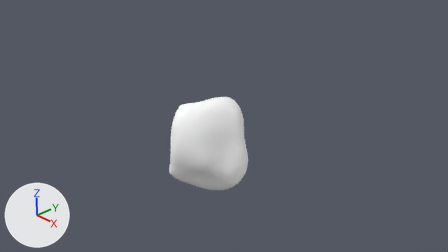
The Blender file Resources/Blender/Environment/Rocks/boulder_1.blend: old version first, new version second.
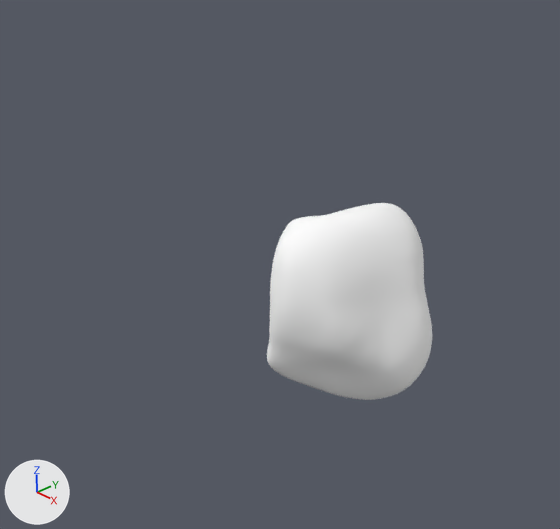
Each version is shown from the file's camera 'Camera', then close up on the part from 9% to 69% of the width and 0% to 100% of the height. The axes (+X, +Y, +Z) are drawn at lower left. The lights are the same throughout. The close-ups show mesh edges as thin lines.

In view in the first close-up: 'boulder'.
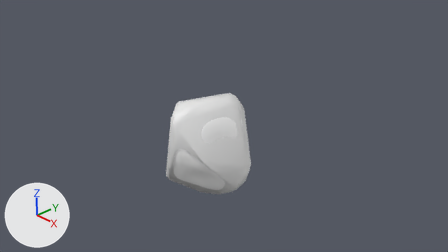
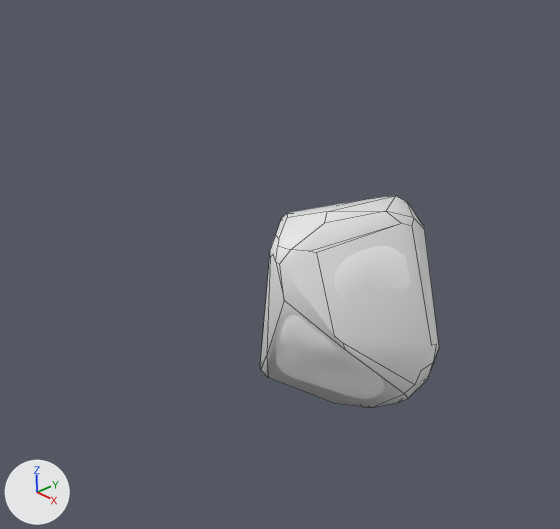
Changed parts and their boxes (x1, y1, x2, y2) in the close-ups (560 x 529 px):
'volume', added: after (260, 196, 439, 408)
'boulder', unchanged, covered by the edit: before (267, 203, 432, 400); after (276, 246, 420, 399)

Edits to the bpy script that builds the scene:
```text
Add me_volume:
    me_volume.from_pydata(...)  # 87 vertices, 51 faces; spans x -0.97..0.99, y -1.07..0.93, z -1.11..1.14
    me_volume.polygons.foreach_set('use_smooth', [True] * 51)
Add ob_volume:
    ob_volume = bpy.data.objects.new('volume', me_volume)
    ob_volume.location = (0.0, 0.0, 0.0)
    ob_volume.scale = (1.03, 1.03, 1.03)
```
